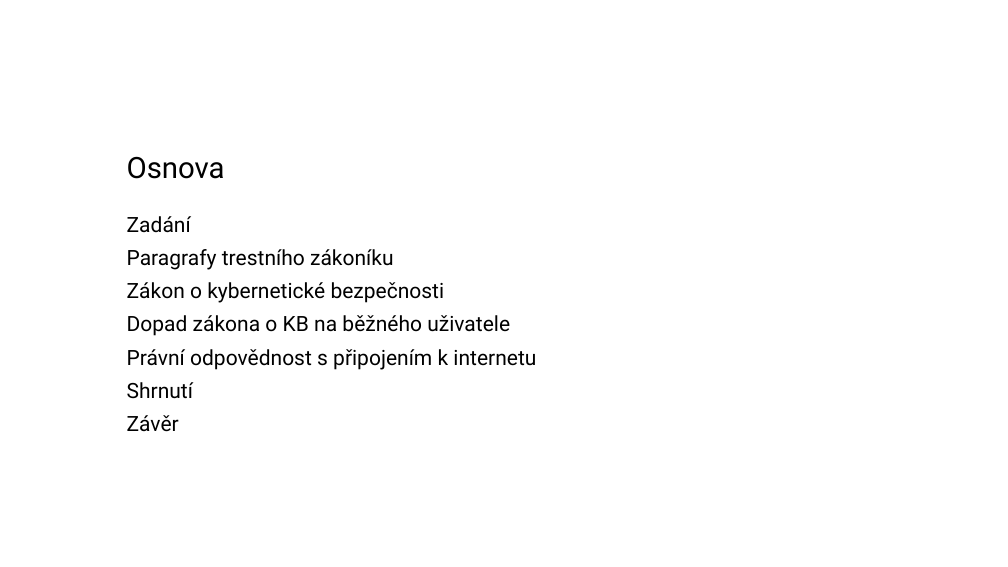
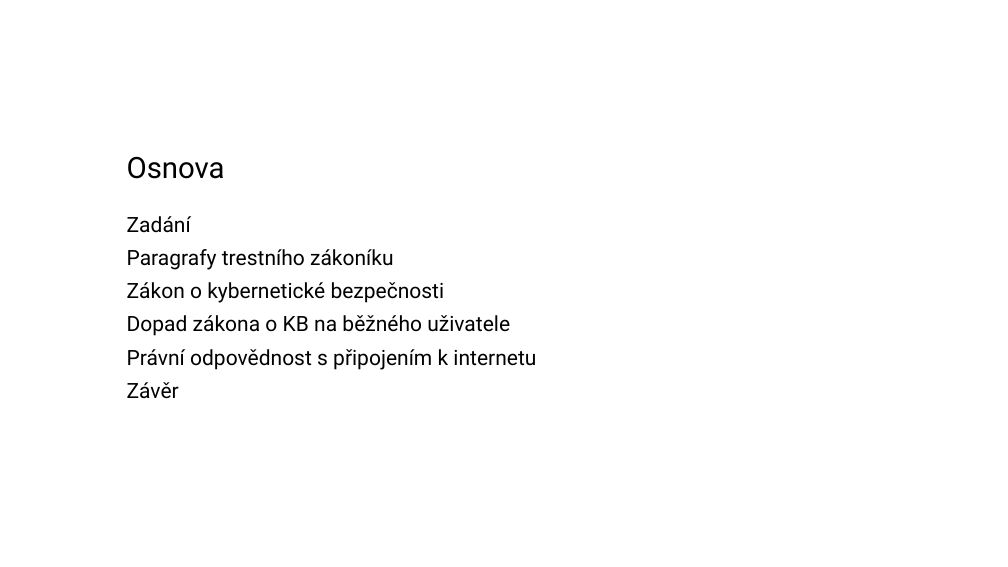
Before and after one commit to zimice/pr2_it_use, a slide deck: slide 2 of Kochanek_projekt_II_it_use_liability.pptx. Drawn at 1008x567 pixels with LibreOffice and Linux fonts; fonts in the diff are those of the drawing; background and template pictures are left out. Boxes give left, top, right and bottom in pixels: in the first picture for what was removed or moved away, otherwise in the second. Text is boxed around its words. In the diff, an @@ line names an element or a change of style, - is before the commit and + after.

```diff
--- a/Kochanek_projekt_II_it_use_liability.pptx
+++ b/Kochanek_projekt_II_it_use_liability.pptx
@@ text at (x1=127, y1=382, x2=194, y2=399): paragraph removed @@
-Shrnutí
```
Also in this commit, not shown: 1 other slide changed, 1 other file.
